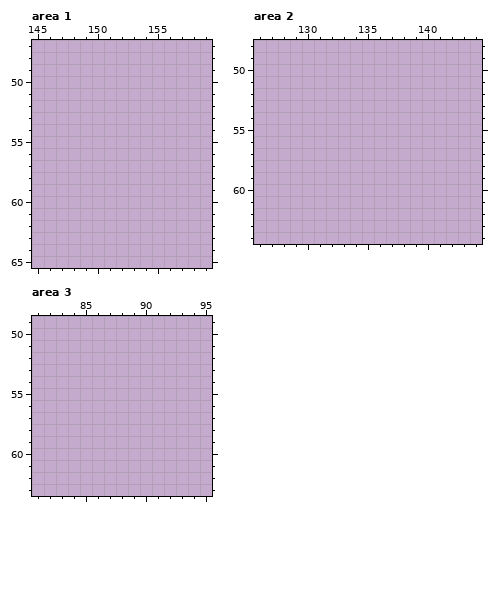
Pixel-art file: aseprite/inventory.aseprite. That is the earlier state.
240x80 pixels, 1 frame. Shown: area 1: x 145..159, y 47..65; area 2: x 126..144, y 48..64; area 3: x 81..95, y 49..63. The commit also changed other parts of the picture, which this record leaves out.
After the commit:
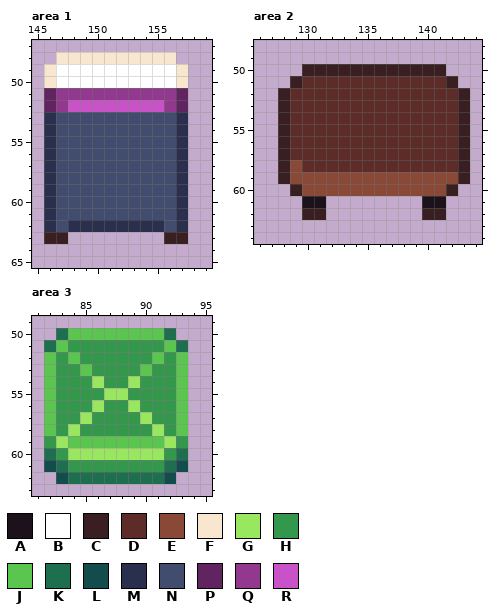
Palette (. is transparent): A #1c121c  B #ffffff  C #391f21  D #5d2c28  E #8a4836  F #f9e6cf  G #99e65f  H #33984b  J #5ac54f  K #1e6f50  L #134c4c  M #2a2f4e  N #424c6e  P #622461  Q #93388f  R #ca52c9
From old to new:
Changed rows in their new state; - is an unchanged pixel.
Area 1:
first column x 146:
48 -FFFFFFFFFF-
49 FBBBBBBBBBBF
50 FBBBBBBBBBBF
51 PQQQQQQQQQQP
52 PQRRRRRRRRQP
53 MNNNNNNNNNNM
54 MNNNNNNNNNNM
55 MNNNNNNNNNNM
56 MNNNNNNNNNNM
57 MNNNNNNNNNNM
58 MNNNNNNNNNNM
59 MNNNNNNNNNNM
60 MNNNNNNNNNNM
61 MNNNNNNNNNNM
62 MNMMMMMMMMNM
63 CC--------CC
Area 2:
first column x 128:
50 --CCCCCCCCCCCC--
51 -CDDDDDDDDDDDDC-
52 CDDDDDDDDDDDDDDC
53 CDDDDDDDDDDDDDDC
54 CDDDDDDDDDDDDDDC
55 CDDDDDDDDDDDDDDC
56 CDDDDDDDDDDDDDDC
57 CDDDDDDDDDDDDDDC
58 CEDDDDDDDDDDDDDC
59 CEEEEEEEEEEEEEEC
60 -CEEEEEEEEEEEEC-
61 --AA--------AA--
62 --CC--------CC--
Area 3:
first column x 82:
50 -KJJJJJJJJK-
51 KJHHHHHHHHJK
52 JHJHHHHHHJHJ
53 JHHJHHHHJHHJ
54 JHHHGHHGHHHJ
55 JHHHHGGHHHHJ
56 JHHHGHHGHHHJ
57 JHHGHHHHGHHJ
58 JHGHHHHHHGHJ
59 HGJJJJJJJJGH
60 KHGGGGGGGGHK
61 LKHHHHHHHHKL
62 -LKKKKKKKKL-
Where, in picture pixels (left, top, right, bottom), the same in both pictures:
added: (44, 52, 188, 244)
added: (278, 64, 470, 220)
added: (44, 328, 188, 484)
